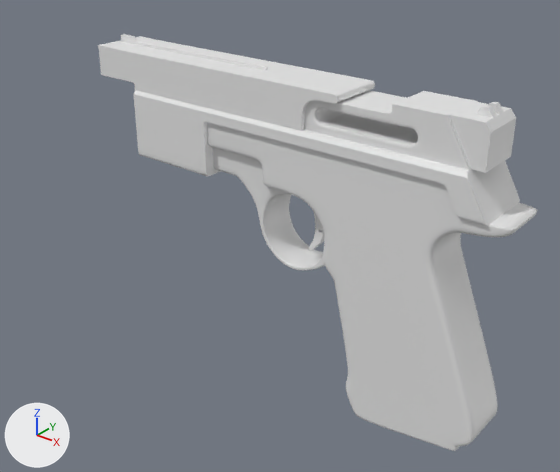
The Blender file ppn8/ppn8.blend, before and after one commit.
Before and after are seen from a 50 mm lens placed at (2.33, -2.48, 2.22), pointed at (0.29, 0.08, 0.64). The lights are fixed; the arrows at lower left show +X, +Y and +Z.

Objects in the first picture: 'frame_lower', 'frame_upper', 'grip', 'trigger_guard'.
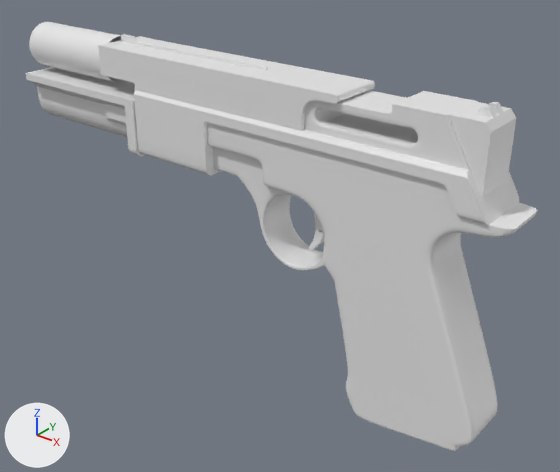
The change, as JSON lines over the scene's bpy script:
```json
{"block": "me_cube_003", "where": "# used by ob_frame_lower; location = (-0.173, 0.0, 1.216); scale = (0.29, 0.234, 0.29)"}
{"op": "remove", "block": "me_cube_003", "code": "me_cube_003.from_pydata(...)  # 421 vertices, 381 faces; spans x -0.8..5.33, y -0.62..0.0, z -0.96..0.86"}
{"op": "add", "block": "me_cube_003", "code": "me_cube_003.from_pydata(...)  # 426 vertices, 385 faces; spans x -0.8..5.33, y -0.61..0.0, z -0.96..0.86"}
{"block": "me_cube_003", "change": "me_cube_003 part 1: 10 vertices moved from x 4.97..5.33, y -0.61..0.0, z -0.46..0.15 to x 4.94..5.33, y -0.61..0.0, z -0.46..0.09; 19 vertices removed from x 4.64..5.14, y -0.44..0.0, z -0.11..0.75; 20 vertices added at x 4.81..5.33, y -0.61..0.0, z -0.45..0.09"}
{"block": "me_cube_003", "change": "me_cube_003 part 2: 13 vertices moved from x -0.8..0.74, y -0.62..0.0, z -0.96..0.15 to x -0.8..0.74, y -0.61..0.0, z -0.88..0.15; 10 vertices removed from x -0.8..0.74, y -0.5..-0.45, z -0.96..-0.05; 14 vertices added at x -0.8..0.74, y -0.57..-0.27, z -0.96..-0.05"}
{"op": "add", "block": "me_cube_004", "code": ["me_cube_004 = bpy.data.meshes.new('Cube.004')", "me_cube_004.from_pydata(...)  # 77 vertices, 67 faces, 1 loose edge; spans x -0.78..3.76, y -0.66..0.0, z -0.93..0.64", "me_cube_004.polygons.foreach_set('use_smooth', [True] * 67)"]}
{"op": "add", "block": "me_cylinder", "code": ["me_cylinder = bpy.data.meshes.new('Cylinder')", "me_cylinder.from_pydata(...)  # 27 vertices, 16 faces; spans x -0.092..0.092, y -0.092..0.0, z -0.575..-0.001", "me_cylinder.polygons.foreach_set('use_smooth', [True] * 16)"]}
{"op": "add", "block": "ob_noise_cancellation", "code": ["ob_noise_cancellation = bpy.data.objects.new('noise_cancellation', me_cube_004)", "ob_noise_cancellation.location = (-1.093, 0.0, 1.097)", "ob_noise_cancellation.scale = (0.182, 0.234, 0.182)", "_m = ob_noise_cancellation.modifiers.new('Mirror', 'MIRROR')", "_m.use_axis = (False, True, False)", "_m.use_clip = True", "_m = ob_noise_cancellation.modifiers.new('Subdivision', 'SUBSURF')", "_m.levels = 2"]}
{"op": "add", "block": "ob_suppression_barrel", "code": ["ob_suppression_barrel = bpy.data.objects.new('suppression_barrel', me_cylinder)", "ob_suppression_barrel.location = (-0.644, 0.0, 1.342)", "ob_suppression_barrel.rotation_euler = (0.0, 1.571, 0.0)  # degrees (0, 90, 0)", "ob_suppression_barrel.scale = (1.26, 1.26, 1.02)", "_m = ob_suppression_barrel.modifiers.new('Mirror', 'MIRROR')", "_m.use_axis = (False, True, False)", "_m.use_clip = True", "_m = ob_suppression_barrel.modifiers.new('Subdivision', 'SUBSURF')", "_m.levels = 2"]}
```

Changed parts and their boxes [x1, y1, x2, y2] in the pictures (560 x 472 px; the box of a moved part takes in the faces that stretch with it):
```json
{"object": "frame_lower", "change": "reshaped", "before": [134, 90, 520, 226], "after": [134, 90, 519, 225]}
{"object": "noise_cancellation", "change": "added", "after": [26, 67, 145, 156]}
{"object": "suppression_barrel", "change": "added", "after": [29, 22, 126, 83]}
{"part": 1, "of": "me_cube_003", "change": "moved or reshaped", "before": [438, 100, 520, 226], "after": [447, 157, 519, 225]}
{"part": 2, "of": "me_cube_003", "change": "moved or reshaped", "before": [135, 113, 221, 176], "after": [135, 113, 221, 175]}
```
